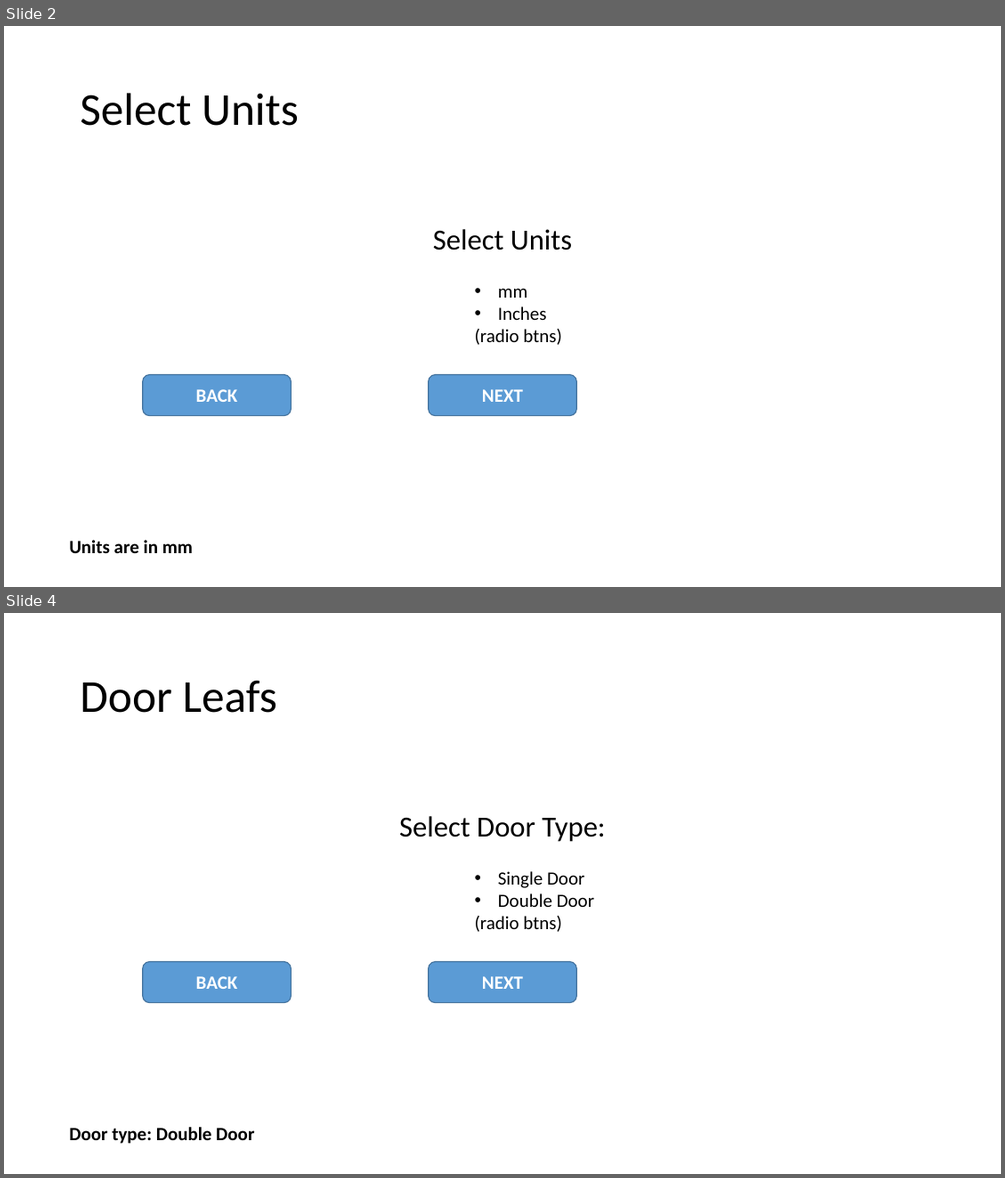
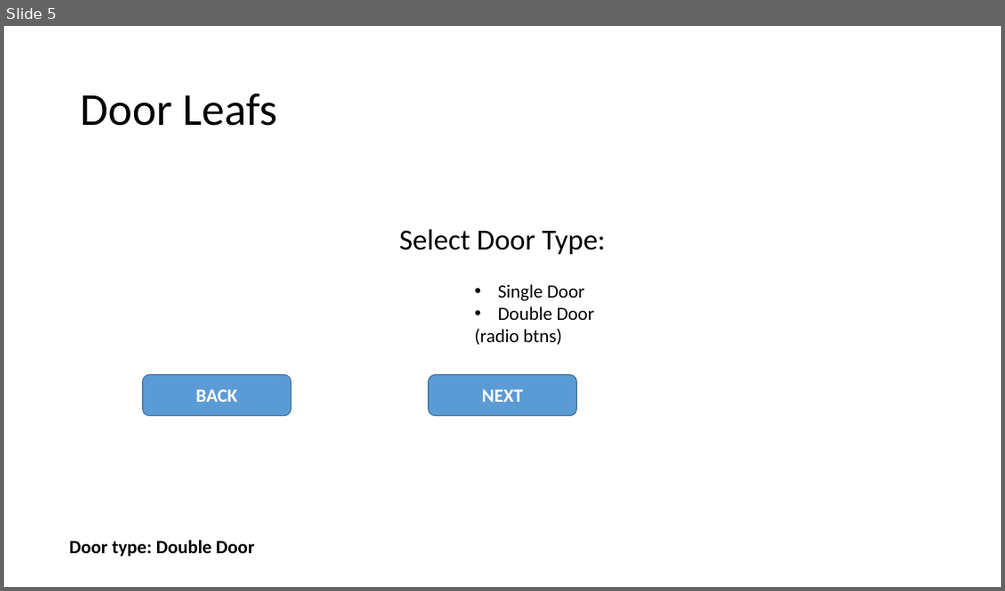
Before and after one commit to mohammed52/quotation-automator, a slide deck: app-quotation-automator.pptx. Shown one above the other, each under a label of ours: slides 2 and 4 before the commit, slide 5 after it; the slides between them are not shown. The pictures are 1005x1178 and 1005x591 pixels, drawn with LibreOffice and Linux fonts; fonts in the diff are those of the drawing. Boxes give left, top, right and bottom in pixels: in the first picture for what was removed or moved away, otherwise in the second. Text is boxed around its words. In the diff, an @@ line names an element or a change of style, - is before the commit and + after.

```diff
--- a/app-quotation-automator.pptx
+++ b/app-quotation-automator.pptx
@@ slide 2 removed at <box>4,26,1001,587</box>, background #FFFFFF @@
@@ title removed at <box>80,93,299,126</box> @@
-Select Units
@@ text removed at <box>433,229,572,250</box> @@
-Select Units
@@ text removed at <box>475,289,562,345</box> @@
-• mm
-• Inches
-(radio btns)
@@ rounded rectangle removed at <box>142,375,291,416</box> @@
-BACK
@@ rounded rectangle removed at <box>428,375,576,416</box> @@
-NEXT
@@ text removed at <box>69,540,193,553</box> @@
-Units are in mm
@@ what was slide 4 is now slide 5 @@
```
Also in this commit, not shown: 8 slides changed, 3 slides added, 8 other files.
